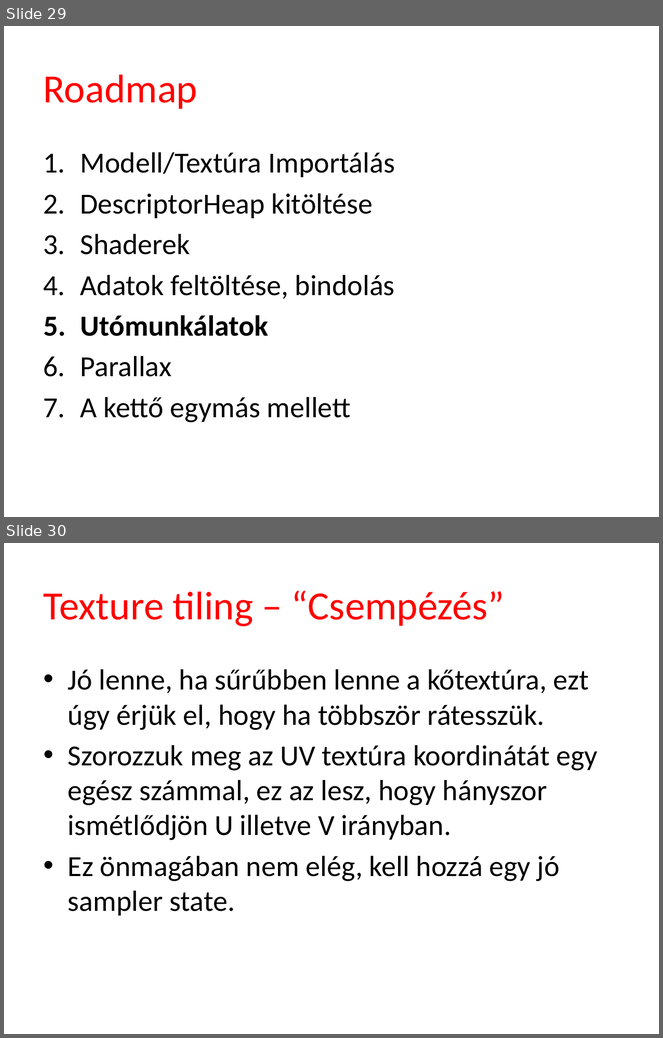
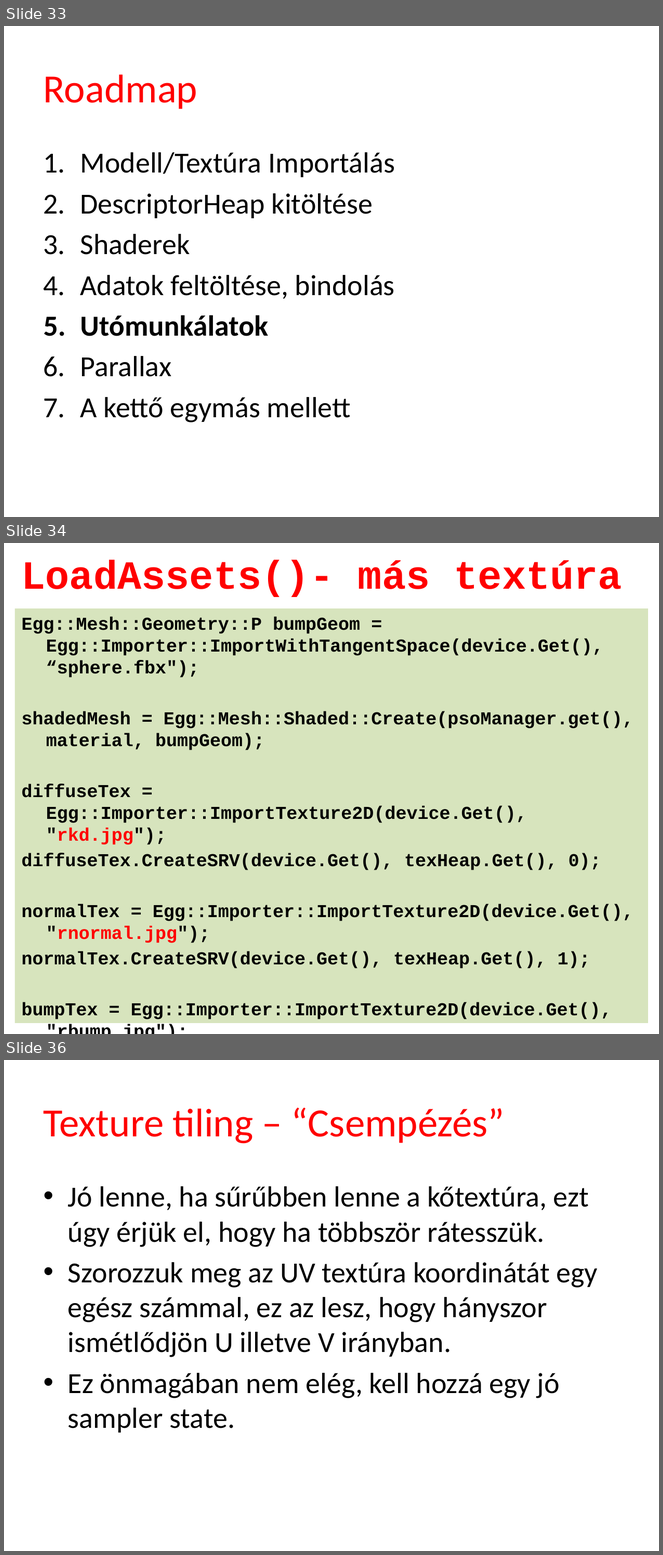
Before and after one commit to tyekx/dx12, a slide deck: Slides/ggl005-Bump.pptx. Shown one above the other, each under a label of ours: slides 29 and 30 before the commit, slides 33, 34 and 36 after it; the slides between them are not shown. The pictures are 663x1038 and 663x1555 pixels, drawn with LibreOffice and Linux fonts; fonts in the diff are those of the drawing; background and template pictures are left out. Boxes give left, top, right and bottom in pixels: in the first picture for what was removed or moved away, otherwise in the second. Text is boxed around its words. In the diff, an @@ line names an element or a change of style, - is before the commit and + after.

Commit message:
working normal mapping

```diff
--- a/Slides/ggl005-Bump.pptx
+++ b/Slides/ggl005-Bump.pptx
@@ slide 34 added at (4, 543, 659, 1034), background #FFFFFF @@
@@ title added at (22, 560, 622, 597), 44 pt, text #FF0000, bold @@
+LoadAssets()- más textúra
@@ text added at (15, 609, 649, 1023), fill #D7E4BD, 20 pt, text #000000, bold @@
+Egg::Mesh::Geometry::P bumpGeom = Egg::Importer::ImportWithTangentSpace(device.Get(), “sphere.fbx");
+shadedMesh = Egg::Mesh::Shaded::Create(psoManager.get(), material, bumpGeom);
+diffuseTex = Egg::Importer::ImportTexture2D(device.Get(), "rkd.jpg");
+diffuseTex.CreateSRV(device.Get(), texHeap.Get(), 0);
+normalTex = Egg::Importer::ImportTexture2D(device.Get(), "rnormal.jpg");
+normalTex.CreateSRV(device.Get(), texHeap.Get(), 1);
+bumpTex = Egg::Importer::ImportTexture2D(device.Get(), "rbump.jpg");
+bumpTex.CreateSRV(device.Get(), texHeap.Get(), 2);
@@ what was slide 29 is now slide 33 @@
@@ what was slide 30 is now slide 36 @@
```
Also in this commit, not shown: 6 slides changed, 11 other slides added, 21 other files.
